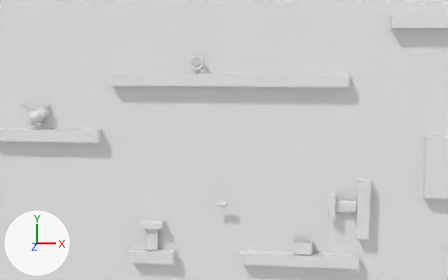
The Blender file scenes/slinky5.blend as it was, and as the next commit left it.
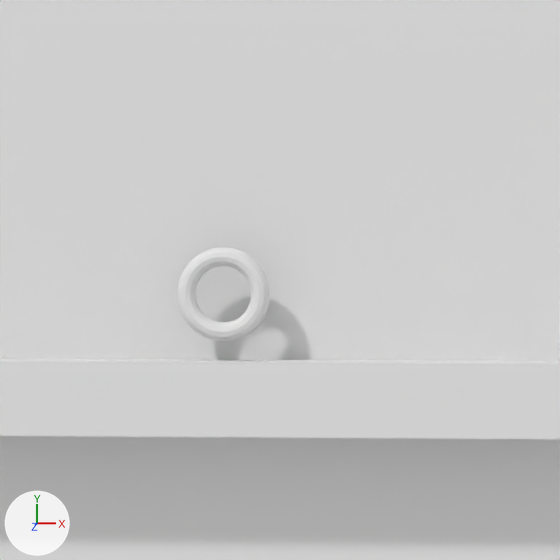
Each version is shown from a 50 mm lens placed at (2.9, -12.6, 103.2), pointed at (-8.3, -27.1, 1.5), then close up on the part from 36% to 56% of the width and 6% to 38% of the height. Lighting does not change. The marker at lower left points along +X, +Y and +Z.

In view in the first close-up: 'Background', 'Doughnut', 'Platform7'.
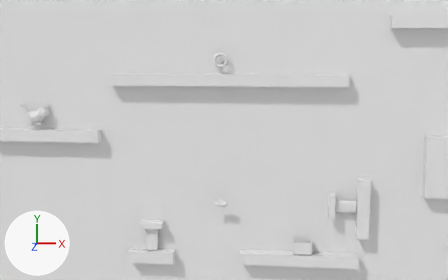
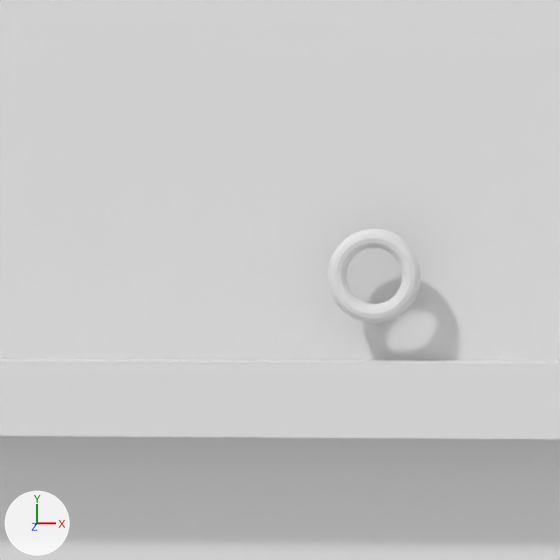
The change, as a diff of the scene's bpy script:
```diff
--- a/scenes/slinky5.blend.py
+++ b/scenes/slinky5.blend.py
@@ ob_doughnut @@
 ob_doughnut = bpy.data.objects.new('Doughnut', me_torus)
-ob_doughnut.location = (-13.08, -14.49, 0.0)
+ob_doughnut.location = (-9.0, -14.0, 0.0)
```

Changed parts and their boxes [x1, y1, x2, y2] in the close-ups (560 x 560 px):
'Doughnut', moved
    before: [178, 247, 270, 341]
    after: [328, 229, 421, 323]
